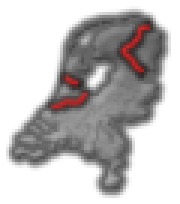
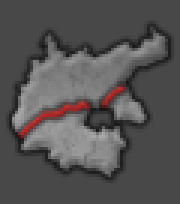
Layered file, before and after one edit (180px x 204px). Changes by layer:
removed layer "Layer 4" from group "Broken Brazil" over [48, 21, 153, 114]
added group "Group 2" with 1 layers in group "Broken Brazil" over [15, 81, 129, 141]
added layer "Layer 6" in group "Group 2" over [15, 81, 129, 141]
added layer "Layer 5" in group "Group 1" over [9, 24, 171, 180]
hid "Layer 2" over [15, 15, 162, 189]
added layer "Layer 7" over [0, 0, 180, 204]
